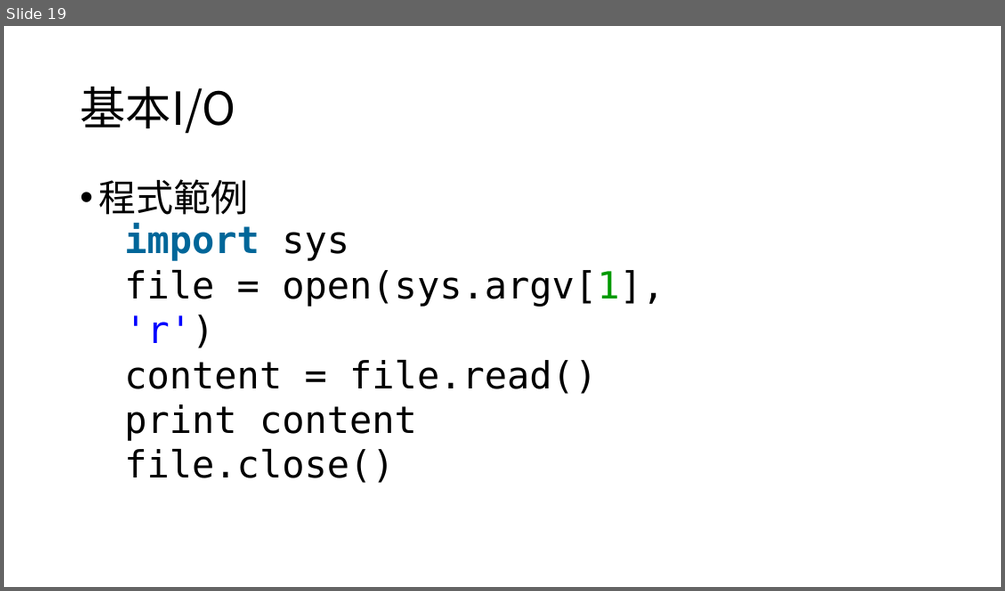
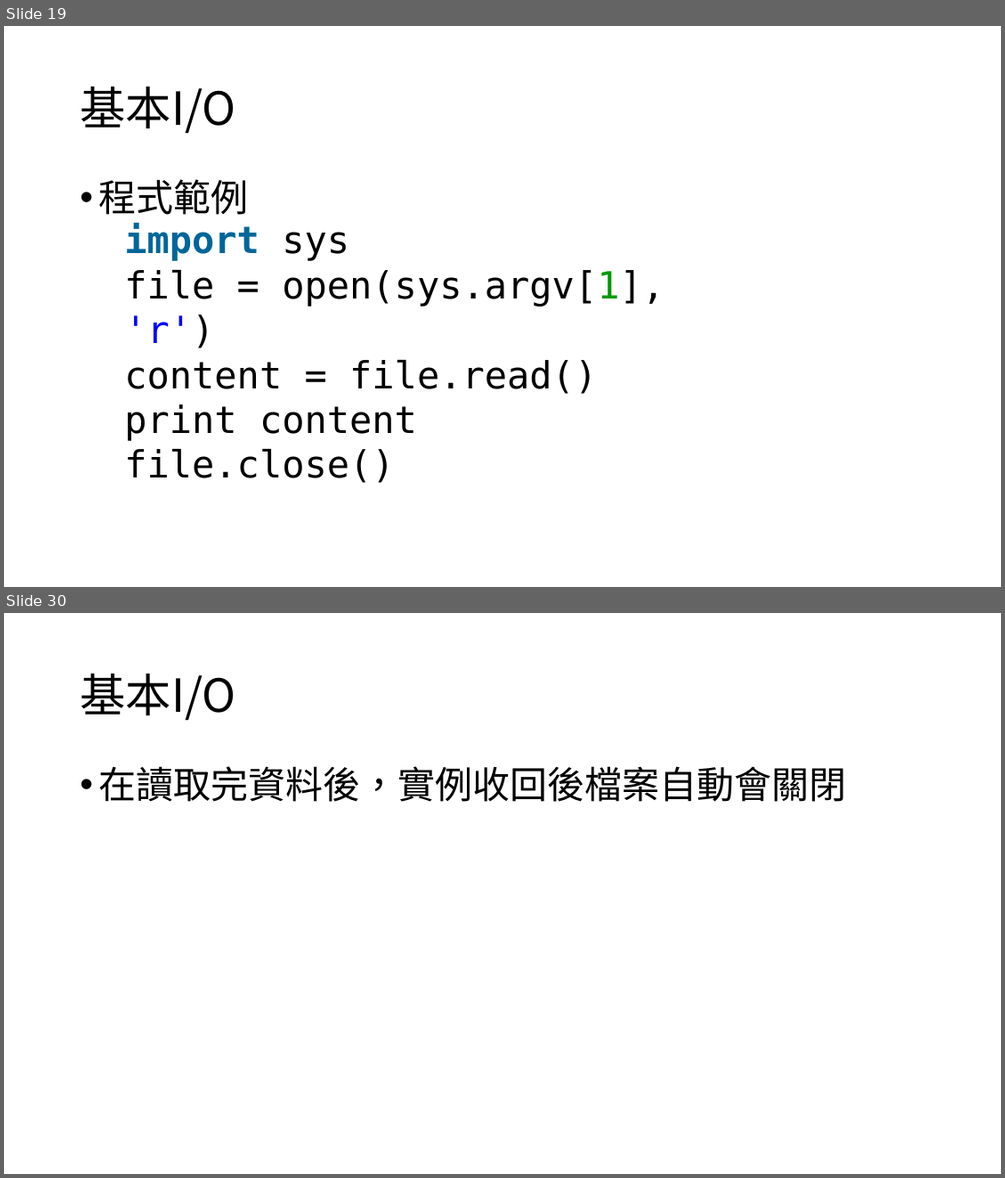
Before and after one commit to timmy61109/Python-Tutorial, a slide deck: Python程式設計入門指南.pptx. Shown one above the other, each under a label of ours: slide 19 before the commit, slides 19 and 30 after it; the slides between them are not shown. The pictures are 1005x591 and 1005x1178 pixels, drawn with LibreOffice and Linux fonts; fonts in the diff are those of the drawing. Boxes give left, top, right and bottom in pixels: in the first picture for what was removed or moved away, otherwise in the second. Text is boxed around its words. In the diff, an @@ line names an element or a change of style, - is before the commit and + after.

```diff
--- a/Python程式設計入門指南.pptx
+++ b/Python程式設計入門指南.pptx
@@ slide 30 added at (4, 613, 1001, 1174), background #FFFFFF @@
@@ title added at (80, 674, 235, 721), 44 pt, text #000000 @@
+基本I/O
@@ text added at (98, 766, 846, 802), 36 pt, text #000000 @@
+• 在讀取完資料後，實例收回後檔案自動會關閉
```
Also in this commit, not shown: 7 slides changed, 54 other slides added, 1 slide removed.
